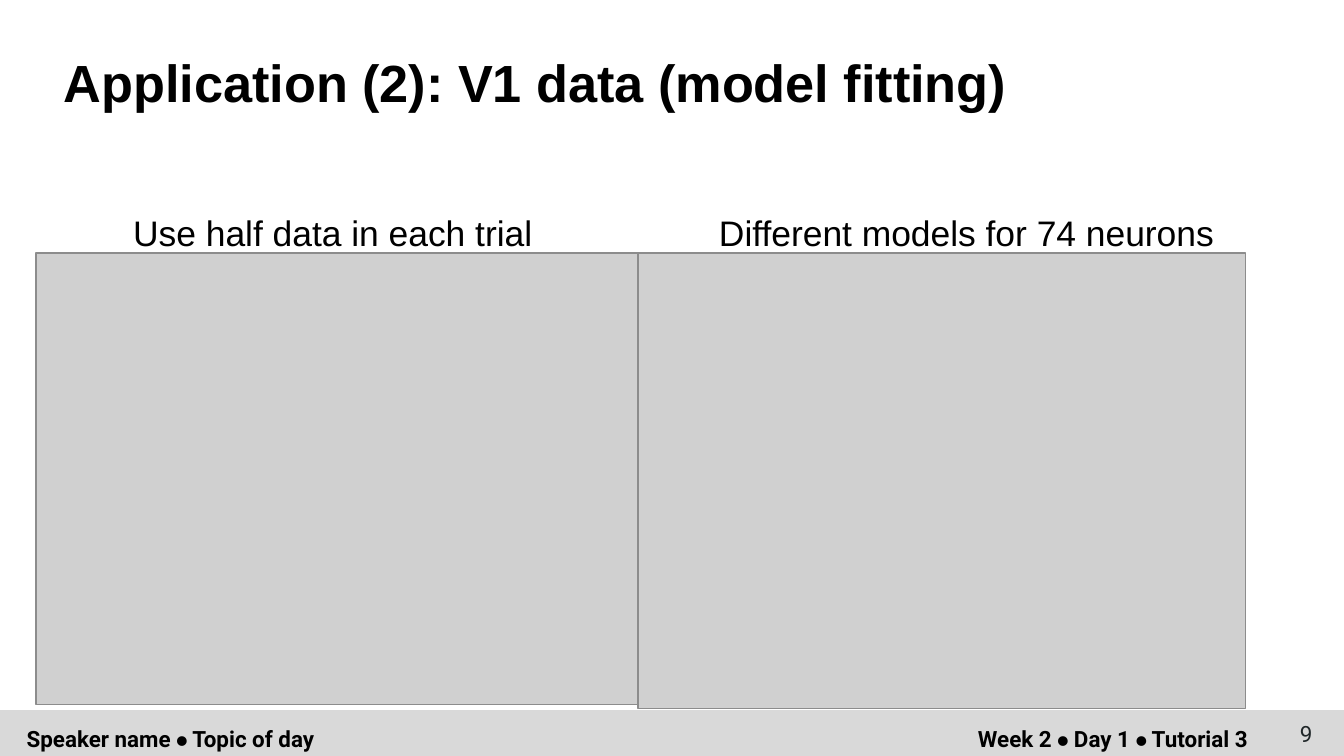
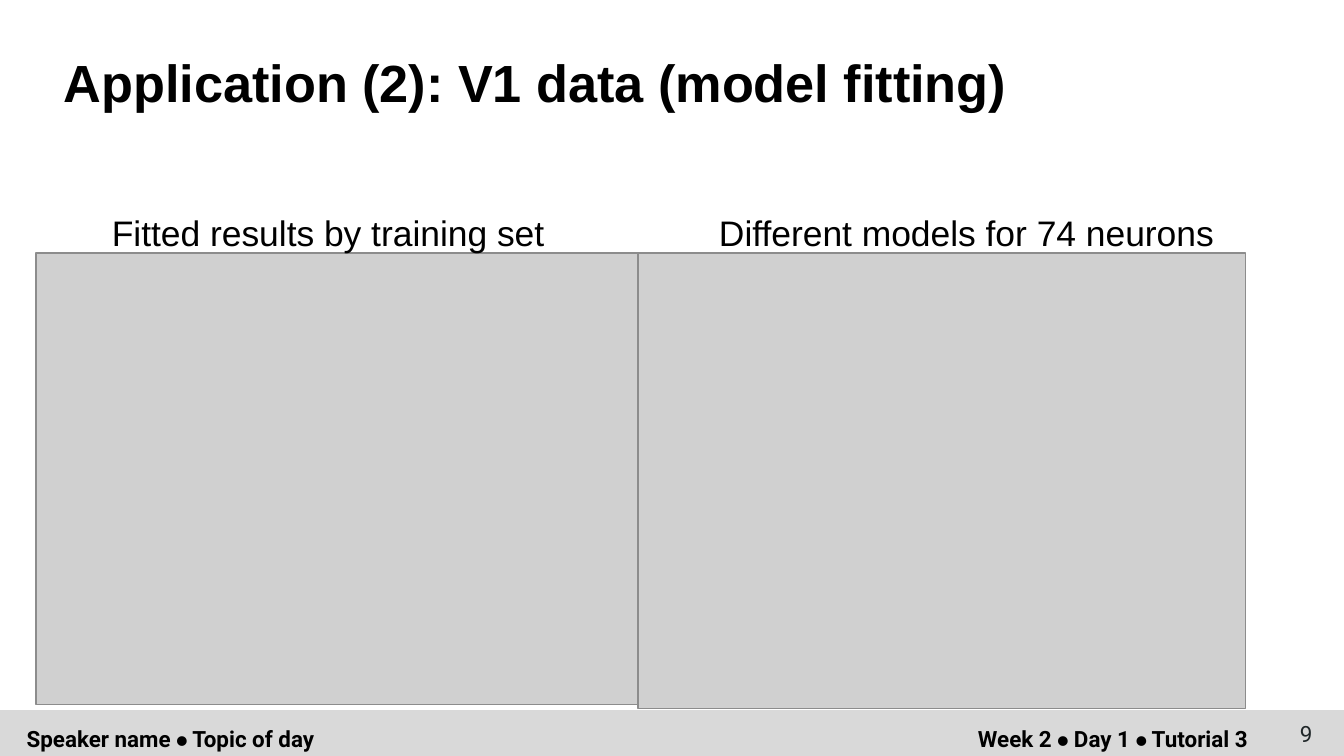
Before and after one commit to weigcdsb/COM_POISSON, a slide deck: slide 9 of documents/NMC/NMC4_splash_slide.pptx. Drawn at 1344x756 pixels with LibreOffice and Linux fonts; fonts in the diff are those of the drawing; grey boxes stand for pictures. Boxes give left, top, right and bottom in pixels: in the first picture for what was removed or moved away, otherwise in the second. Text is boxed around its words. In the diff, an @@ line names an element or a change of style, - is before the commit and + after.

```diff
--- a/documents/NMC/NMC4_splash_slide.pptx
+++ b/documents/NMC/NMC4_splash_slide.pptx
@@ text at <box>112,220,544,253</box>: text changed @@
-Use half data in each trial
+Fitted results by training set
```
Also in this commit, not shown: 1 other slide changed.
